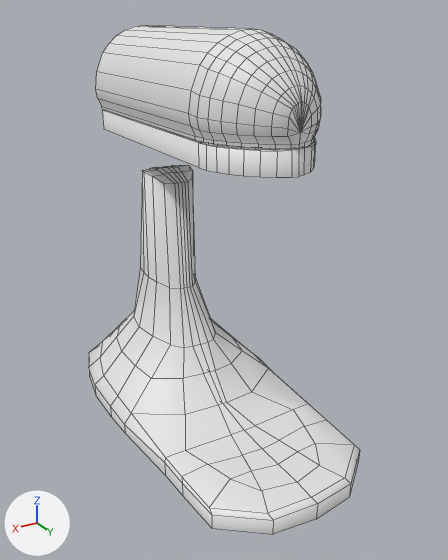
An edit to the Blender file Batedeira.blend, drawn before and after from the same camera.
The view is the same before and after, from a camera (50 mm lens) standing at (3.31, 5.66, 2.45) and looking at (-0.09, 0.0, -0.38). The lights are fixed; the arrows at lower left show +X, +Y and +Z. Mesh edges are drawn as thin lines.

Script lines for the objects in view, before the commit:
```python
me_cube_002 = bpy.data.meshes.new('Cube.002')
me_cube_002.from_pydata(...)  # 256 vertices, 218 faces; spans x -4.7..0.0, y -5.0..13.5, z -9.5..9.6
me_cube_002.polygons.foreach_set('use_smooth', [True] * 218)
ob_cube = bpy.data.objects.new('Cube', me_cube_002)
ob_cube.location = (0.0, -1.29, 0.0)
ob_cube.scale = (0.241, 0.241, 0.241)
_m = ob_cube.modifiers.new('Mirror', 'MIRROR')
_m.use_clip = True
```
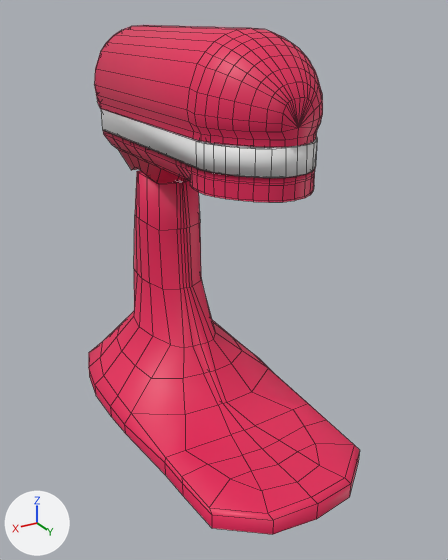
Location of each change, (x1, y1, x2, y2) in pixels of the pictures (448 x 560 px):
'Cube', reshaped: before (89, 26, 360, 534); after (89, 25, 360, 534)
part 1 of me_cube_002, added: after (103, 130, 315, 202)
part 2 of me_cube_002, built on: before (96, 26, 316, 289); after (94, 25, 317, 289)
part 3 of me_cube_002, recoloured: (89, 38, 360, 534) in both

Patch to the scene script:
```diff
--- a/Batedeira.blend.py
+++ b/Batedeira.blend.py
@@ mat_material_002 @@
+mat_material_002 = principled_material('Material.002')
+mat_material_002.base_color = (0.8, 0.8, 0.8)  # white #e7e7e7
@@ mat_material_001 @@
+mat_material_001 = principled_material('Material.001')
+mat_material_001.base_color = (0.802, 0.0181, 0.102)  # pink #e7255a
@@ me_cube_002 @@
 # used by ob_cube; location = (0.0, -1.29, 0.0); scale = (0.241, 0.241, 0.241)
-me_cube_002.from_pydata(...)  # 256 vertices, 218 faces; spans x -4.7..0.0, y -5.0..13.5, z -9.5..9.6
+me_cube_002.from_pydata(...)  # 571 vertices, 495 faces, 1 loose edge; spans x -4.7..0.0, y -5.0..13.5, z -9.5..9.6
+# me_cube_002 part 1: a new loose piece of 155 vertices spanning x -2.5..0.0, y -1.8..11.1, z 2.5..4.7, in mat_material_001 (pink #e7245a)
+# me_cube_002 part 2: 107 vertices moved from x -2.7..0.0, y -1.6..11.2, z -3.1..9.6 to x -2.7..0.0, y -1.6..11.1, z -3.1..9.6; 44 vertices removed from x -2.7..0.0, y -1.9..11.2, z 4.7..9.6; 204 vertices added at x -2.7..0.0, y -4.2..11.1, z 0.1..9.6
+# me_cube_002 part 3: 160 faces spanning x -4.7..0.0, y -5.0..13.5, z -9.5..9.6 switch from no material to mat_material_001 (pink #e7245a)
+me_cube_002.materials.append(mat_material_002)  # white #e7e7e7
```
